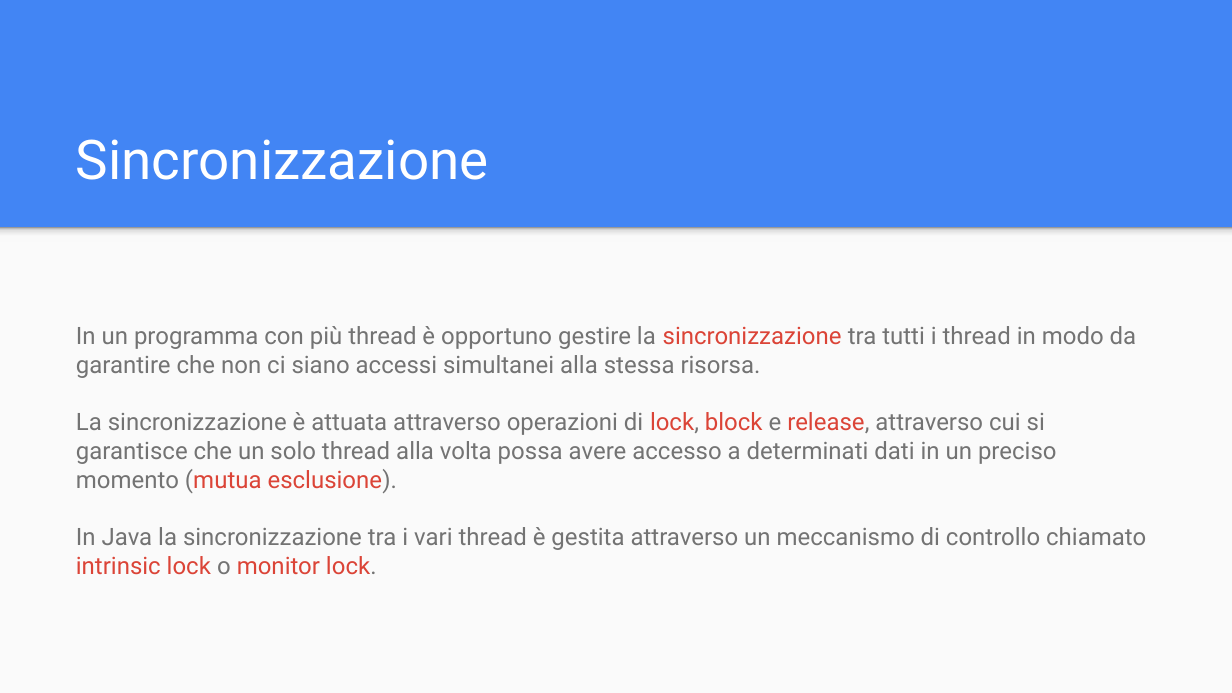
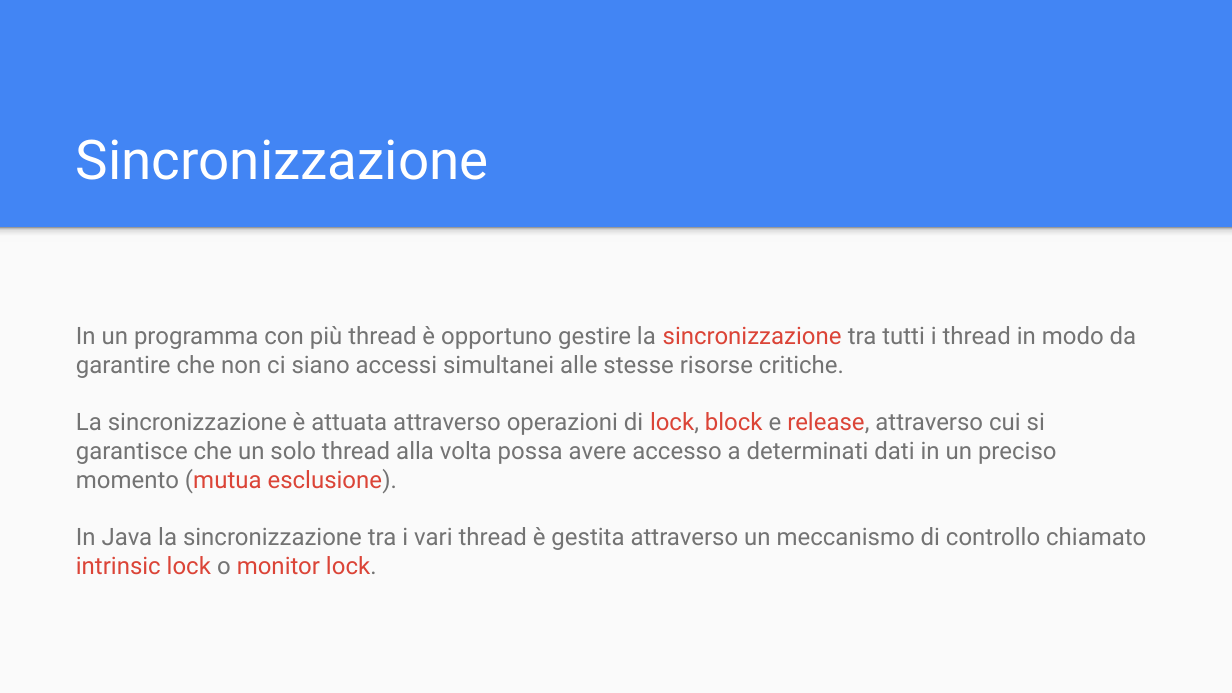
Before and after one commit to Rhaegal222/User-Interface-Design, a slide deck: slide 6 of Slides/3 - Thread e Database/01 - Thread e Database - Thread.pptx. Drawn at 1232x693 pixels with LibreOffice and Linux fonts; fonts in the diff are those of the drawing. Boxes give left, top, right and bottom in pixels: in the first picture for what was removed or moved away, otherwise in the second. Text is boxed around its words. In the diff, an @@ line names an element or a change of style, - is before the commit and + after.

```diff
--- a/Slides/3 - Thread e Database/01 - Thread e Database - Thread.pptx
+++ b/Slides/3 - Thread e Database/01 - Thread e Database - Thread.pptx
@@ text at (x1=76, y1=326, x2=1137, y2=378): text changed @@
-In un programma con più thread è opportuno gestire la sincronizzazione tra tutti i thread in modo da garantire che non ci siano accessi simultanei alla stessa risorsa.
+In un programma con più thread è opportuno gestire la sincronizzazione tra tutti i thread in modo da garantire che non ci siano accessi simultanei alle stesse risorse critiche.
```
Also in this commit, not shown: 3 other slides changed, 1 slide removed, 32 other files.
